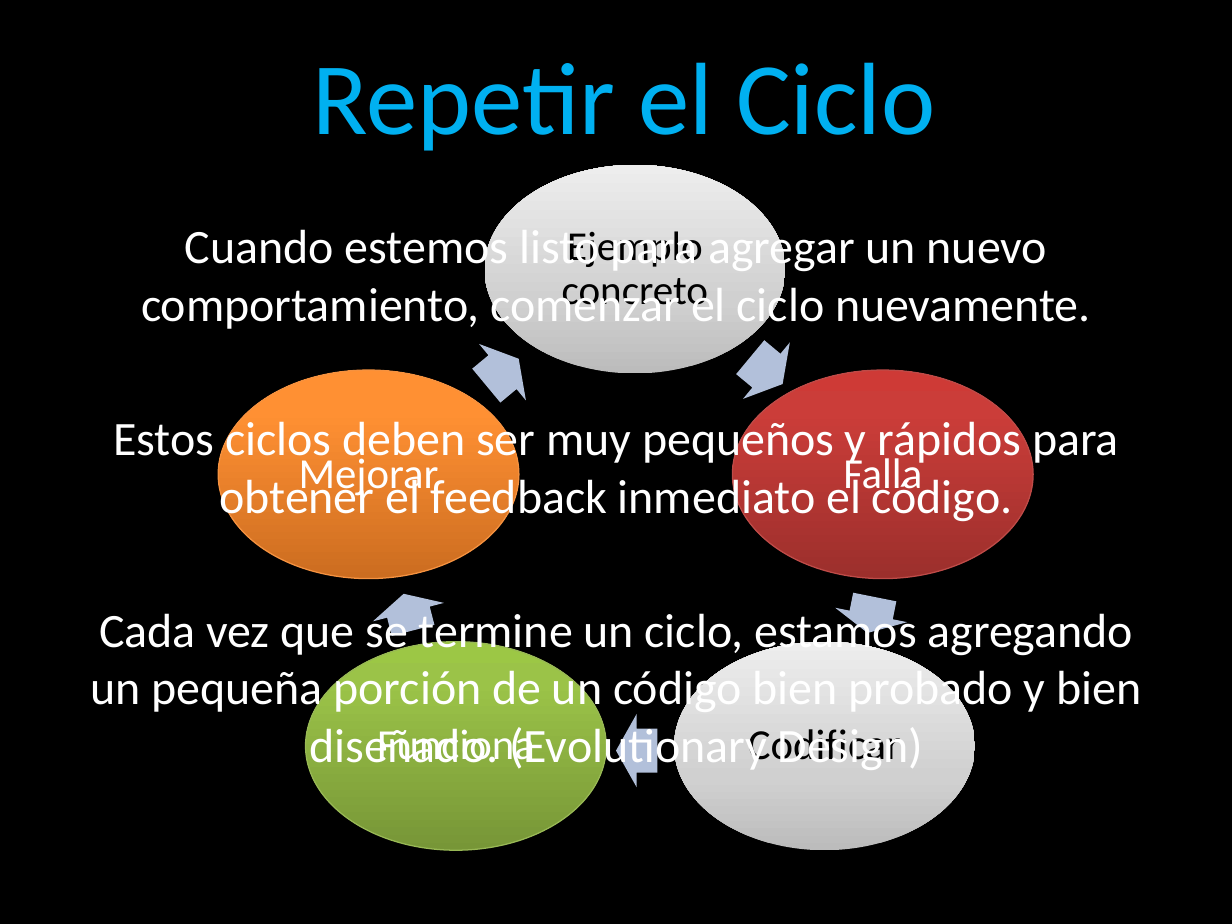
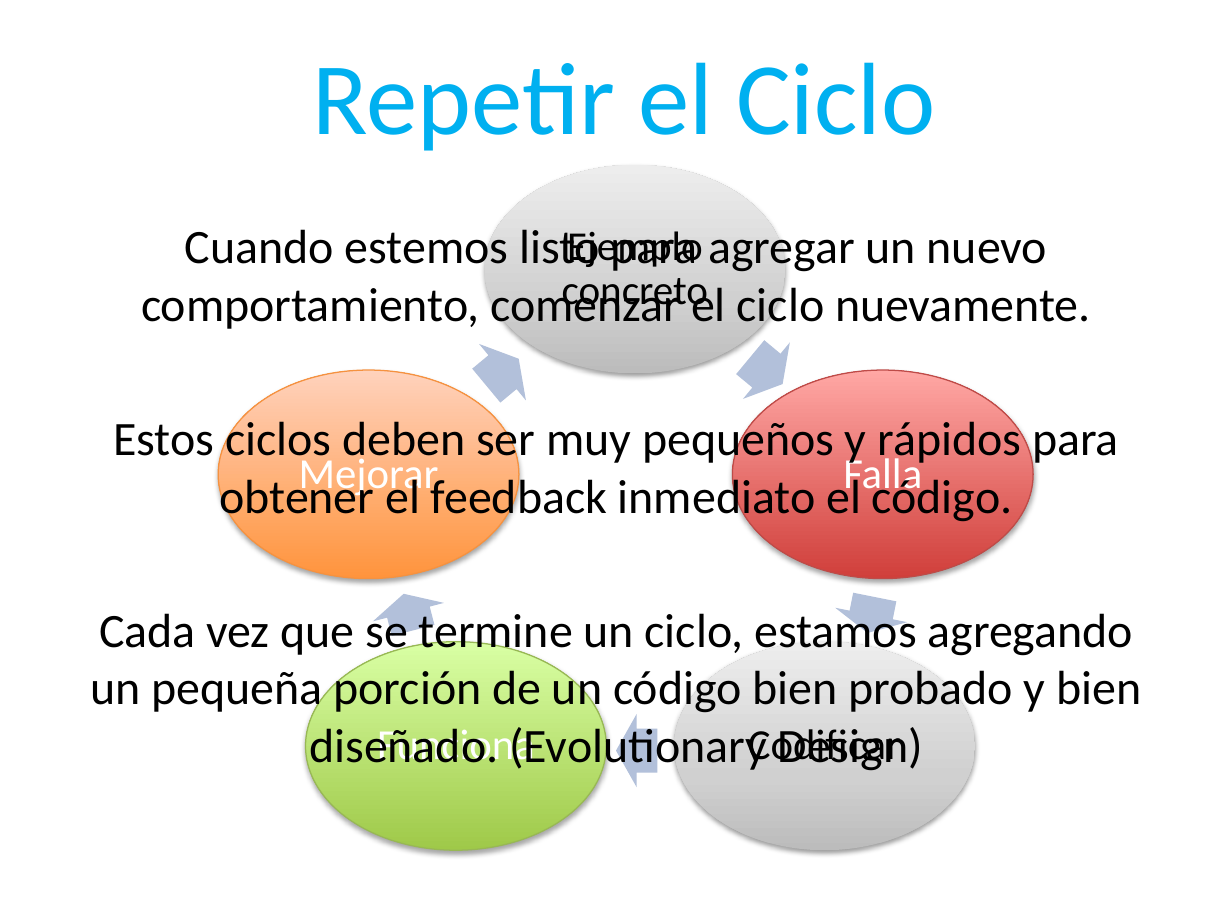
Before and after one commit to angelnunezsalazar/Test-Driven-Development, a slide deck: slide 11 of Diapositivas/Test Driven Development.pptx. Drawn at 1232x924 pixels with LibreOffice and Linux fonts; fonts in the diff are those of the drawing; background and template pictures are left out. Boxes give left, top, right and bottom in pixels: in the first picture for what was removed or moved away, otherwise in the second. Text is boxed around its words. In the diff, an @@ line names an element or a change of style, - is before the commit and + after.

```diff
--- a/Diapositivas/Test Driven Development.pptx
+++ b/Diapositivas/Test Driven Development.pptx
@@ background picture (left out) to #FFFFFF @@
@@ text "Cuando estemos listo para agregar ..." at bbox=[91, 224, 1141, 774]: text colour #FFFFFF to #000000 @@
@@ ellipse at bbox=[218, 370, 519, 578]: fill gradient #CC6E20 to #FF9034 to #FF9136 to gradient #FF953E to #FFD2BD @@
@@ ellipse at bbox=[733, 370, 1034, 578]: fill gradient #9C2F2D to #CB3E3A to #CE3B37 to gradient #D1403C to #FFA6A5 @@
@@ ellipse at bbox=[306, 642, 606, 850]: fill gradient #779737 to #9BC348 to #9DC746 to gradient #A0CA4A to #DAFFA5 @@
```
Also in this commit, not shown: 56 other slides changed, 1 other file.
